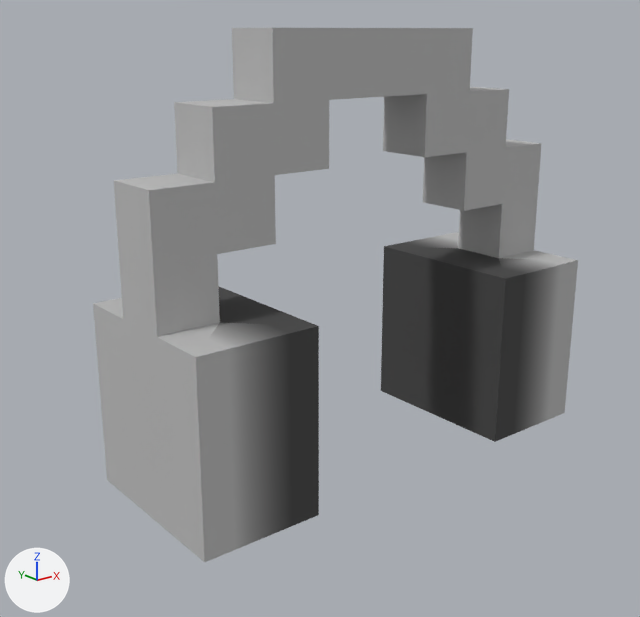
Renders of the COLLADA model Unity/Assets/MyPrefabs/MMMMAsserts/core/Collade/headphones.dae from each side of a commit.
Both versions are drawn from a camera (50 mm lens) standing at (-0.889, -1.076, 0.646) and looking at (-0.015, 0.016, 0.209). Every picture has the same lights, and +X, +Y and +Z are marked at lower left. Where no turn or scale is listed for an object, it has been applied to the vertices.

The first picture shows 'headphones'.
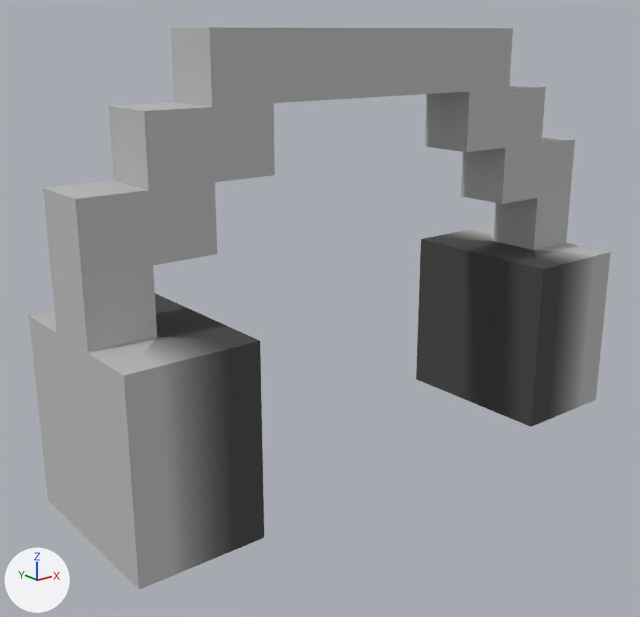
Boxes (x1, y1, x2, y2) around the edits, measured in the pictures (640 x 617 px; the box of a moved part takes in the faces that stretch with it):
'headphones', reshaped (20% wider): before (93, 28, 578, 562); after (29, 27, 611, 590)
part 1 of me_plane_tex, moved or reshaped: before (93, 28, 329, 562); after (29, 27, 275, 590)
part 2 of me_plane_tex, moved or reshaped: before (273, 28, 578, 442); after (209, 27, 611, 427)

Diff of the bpy script that builds the scene:
```diff
--- a/Unity/Assets/MyPrefabs/MMMMAsserts/core/Collade/headphones.dae.py
+++ b/Unity/Assets/MyPrefabs/MMMMAsserts/core/Collade/headphones.dae.py
@@ me_plane_tex @@
 me_plane_tex.from_pydata(...)  # 64 vertices, 124 faces; spans x -0.35..0.45, y -0.15..0.15, z -0.05..0.65
 # used by ob_headphones; location = (0.0, 0.0, 0.0)
+# me_plane_tex part 1: all 32 vertices in x -0.35..-0.05, y -0.15..0.15, z -0.05..0.65 are moved by (-0.1, 0.0, 0.0)
+# me_plane_tex part 2: all 32 vertices in x 0.15..0.45, y -0.15..0.15, z -0.05..0.65 are moved by (0.1, 0.0, 0.0)
 me_plane_tex.materials.append(mat_lambert0)
```
